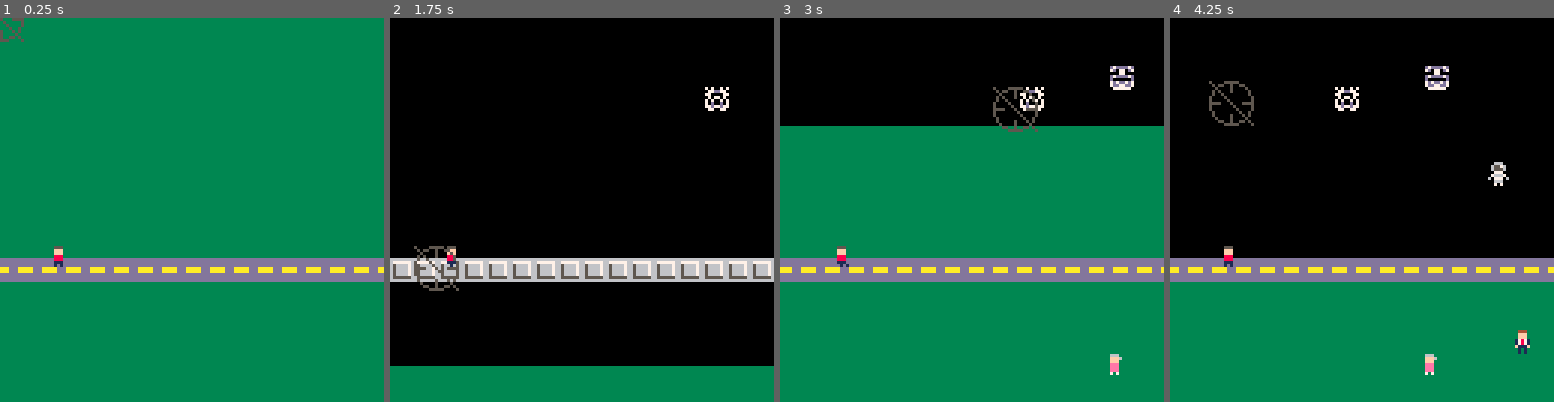
Above: before the commit, frames 1-4 (left to right).
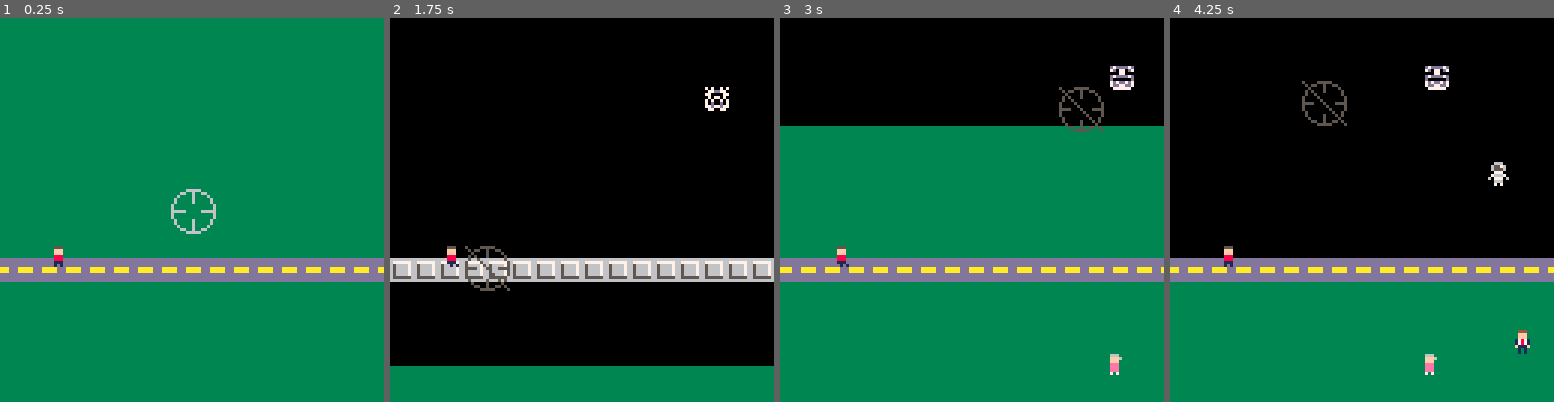
Above: after the commit, the same moments.

Repository: MiniMechMedia/pico8-games
Game: PICO-8 cartridge carts/dream-sense/dream-sense.p8
The game is run twice, just before and just after one commit, with the same random seed, the same clock (stepped at 60 frames per second) and the same inputs.
Inputs (mouse positions are in pixels of both pictures, inside the frame that each line leads up to):
- Up to frame 1 (0.25 s): no input
- Up to frame 2 (1.75 s): tap X (X key) at 0.33, 1.07 s; click (670, 121) at 0.67 s; tap O (Z key) at 0.7, 1.7 s; click (436, 267) at 1.22 s; hold Right from 1.6 s (still down)
- Up to frame 3 (3 s): click (887, 114) at 1.77 s; tap X (X key) at 1.85, 2.97 s; release Right at 2.1 s; tap O (Z key) at 2.1, 2.5, 2.9 s; hold Up 2.15-2.42 s; click (952, 259) at 2.32 s; hold Right from 2.47 s (still down); click (1014, 106) at 2.87 s
- Up to frame 4 (4.25 s): release Right at 3.03 s; hold Left 3.08-3.58 s; tap O (Z key) at 3.3, 3.7, 4.1 s; click (1465, 256) at 3.42 s; hold Down 3.63-3.97 s; click (1231, 102) at 3.97 s; hold Right from 4.02 s (still down); tap X (X key) at 4.08 s

The runs differ from the first frame. In frame 1, 0.5% of the frame differs, in the area x 0-57%, y 0-57%; in frame 2, 0.7%; in frame 3, 1.0%; in frame 4, 1.0%, in the area x 10-50%, y 16-29%.

Commit message:
Enhanced Dream Sense

Diff:
--- a/carts/dream-sense/dream-sense.p8
+++ b/carts/dream-sense/dream-sense.p8
@@ -32,7 +32,7 @@
   Use your psychic blast power to blast monsters away. This only works in the real world
 
 controls:
-  - inputs: [MOUSE]
+  - inputs: [MOUSE, ARROW_KEYS]
     desc: Move crosshairs for your psychic blast
   - inputs: [LEFT_CLICK, X]
     desc: Psychic blast
@@ -43,8 +43,11 @@
   * If you are only partway through turning your dream sense off you can still psychic blast the real world part of the screen
 acknowledgements: |
   * Code to randomly generate monster sprites adapted from this [tweet cart by Zep](https://twitter.com/lexaloffle/status/1129071867610853376?lang=en)
+  * Music is an adapted version of [RobbyDuguay](https://www.lexaloffle.com/bbs/?uid=11038)'s [Nine Songs in Pico-8](https://www.lexaloffle.com/bbs/?tid=2619), Track 8 - Hijinx.
+    Licensed under [CC BY-NC-SA 4.0](https://creativecommons.org/licenses/by-nc-sa/4.0/)
+
 to_do: []
-version: 0.1.0
+version: 0.2.0
 img_alt: A grassy field containing an old woman, a businessman, and a dog, and a black void containing an astronaut, a ballerina, a dog with a bone, and 3 monsters
 about_extra: ''
 --]]
@@ -88,9 +91,33 @@
 	end
 end
 
+normFactor = sqrt(0.5)
+function getArrowVec()
+	-- local ret = vec2(0,0)
+	local x = 0
+	local y = 0
+	if btn(dirs.left) then
+		x -= 1
+	end
+	if btn(dirs.right) then
+		x += 1
+	end
+	if btn(dirs.up) then
+		y -= 1
+	end
+	if btn(dirs.down) then
+		y += 1
+	end
+	if x != 0 and y != 0 then
+		return vec2(normFactor * x, normFactor * y)
+	end
+	return vec2(x, y)
+end
+
 function makeCursor()
 	return {
-
+		mousePos = vec2(stat(32), stat(33)),
+		rawPos = vec2(64, 64),
 		pos = vec2(64, 64),
 		canBlast = function(self)
 			return self.pos.y > gs.worldStateTransitionY
@@ -98,11 +125,31 @@
 		isLeadingClick = false,
 		clickedThisFrame = false,
 		clickedLastFrame = false,
+		lastArrowVec = vec2(0,0),
+		arrowVecMatchCount = 0,
 		update = function(self)
+			local newMousePos = vec2(stat(32), stat(33))
+			local newRawPos = nil
+			if self.mousePos != newMousePos then
+				newRawPos = newMousePos
+				self.mousePos = newMousePos
+			else
+				-- Use arrows to control
+				local thisArrowVec = getArrowVec()
+				if thisArrowVec == self.lastArrowVec then
+					self.arrowVecMatchCount += 1
+				else
+					self.arrowVecMatchCount = 0
+				end
+				self.lastArrowVec = thisArrowVec
+				newRawPos = self.rawPos + thisArrowVec * (4 + self.arrowVecMatchCount / 4)
+			end
+
 			self.clickedThisFrame = (stat(34) & 0x1) > 0 or btn(dirs.x)
 			self.isLeadingClick = self.clickedThisFrame and not self.clickedLastFrame
 			self.clickedLastFrame = self.clickedThisFrame
-			self.pos = vec2(stat(32), stat(33)) + gs.player.pos - gs.cameraOffset
+			self.rawPos = newRawPos:floor()
+			self.pos = newRawPos + gs.player.pos - gs.cameraOffset
 		end,
 		draw = function(self)
 			if self:canBlast() then
@@ -115,7 +162,8 @@
 end
 
 function _init()
-	-- rnd_spr(rnd(),24,0)
+	music(43, 1000)
+
 	genEnemySprites()
 	pal()
 	gs = {
@@ -289,6 +337,9 @@
 		end,
 		angle = function(self)
 			return atan2(self.x, self.y)
+		end,
+		floor = function(self)
+			return vec2(flr(self.x), flr(self.y))
 		end
 	}
 
@@ -455,11 +506,13 @@
 			del(gs.enemies, enemy)
 		end
 	end
+	-- gs.isGameOver = false
 end
 
 function getTargetedEnemy()
+	-- local potentials = {}
 	for enemy in all(gs.enemies) do
-		if enemy.pos:isWithin(gs.cursor.pos, 7) then
+		if enemy.pos:isWithin(gs.cursor.pos, 12) then
 			return enemy
 		end
 	end
@@ -519,6 +572,7 @@
 
 function drawGameOverLose()
 	cls(0)
+	music(-1, 1000)
 	color(7)
 	camera()
 	if gs.gameOverState == 'lose-innocent' then
Not shown, changed: 124 lines of the sprite sheet (__gfx__) section of carts/dream-sense/dream-sense.p8
Not shown, changed: the music (__music__) section of carts/dream-sense/dream-sense.p8
Not shown, changed: the sound effects (__sfx__) section of carts/dream-sense/dream-sense.p8
Not shown, changed: carts/dream-sense/README.md
Not shown, added: carts/dream-sense/export/dream-sense.p8.png
Not shown, added: carts/dream-sense/export/game.xml
Not shown, changed: carts/dream-sense/export/html_export/index.js
